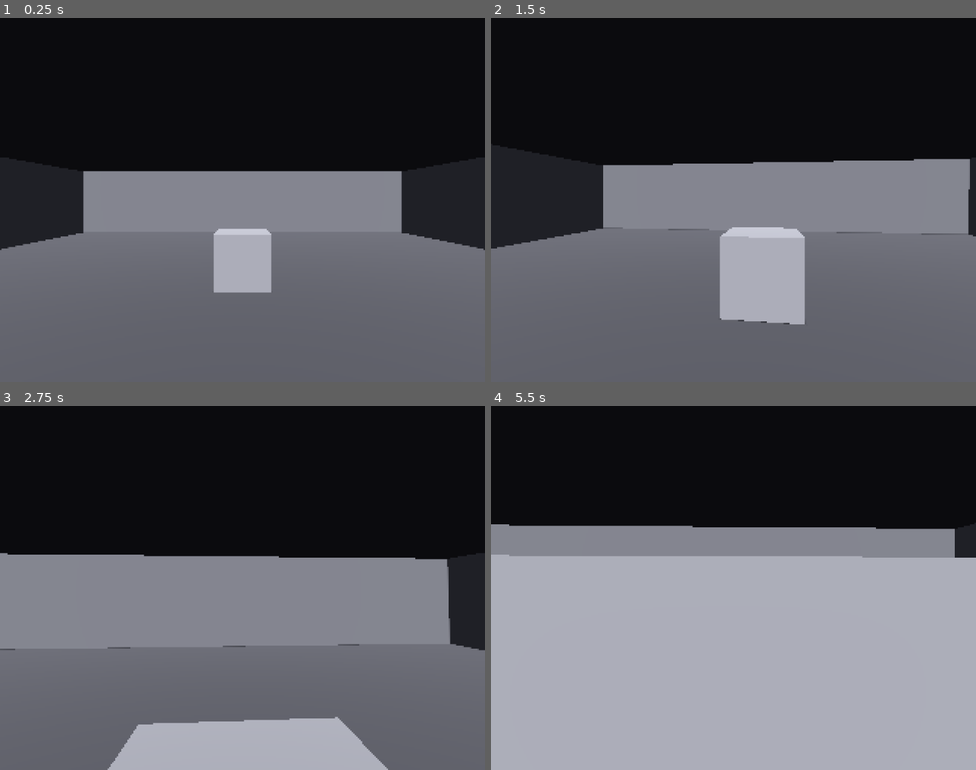
Above: before the commit, frames 1-4 (two rows, left to right).
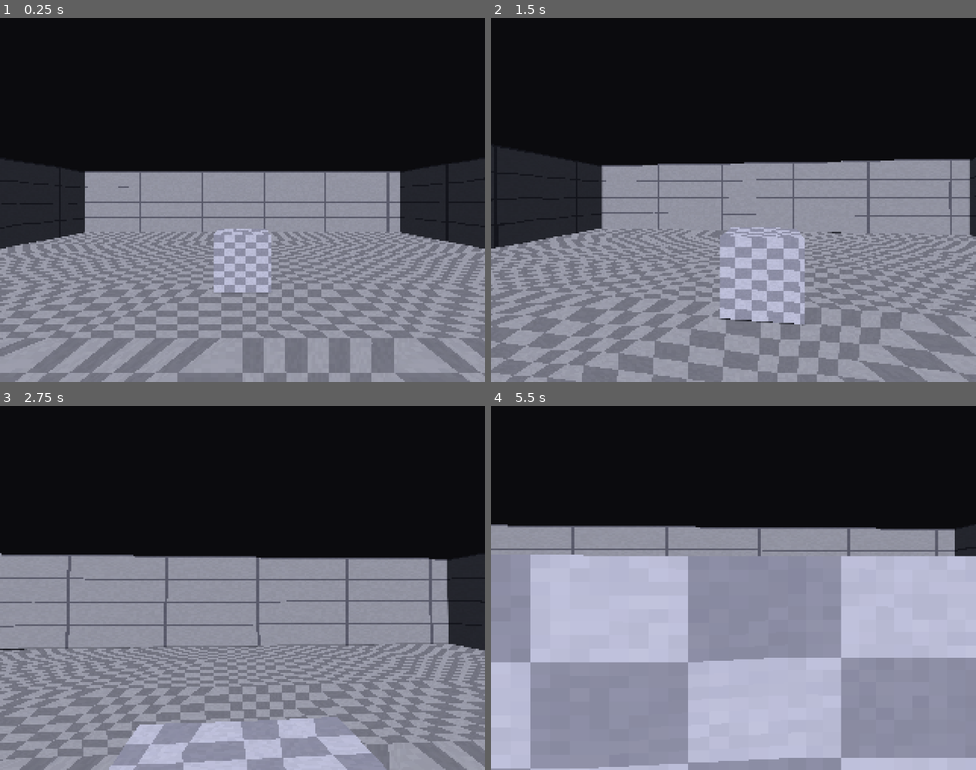
Above: after the commit, the same moments.

Repository: binRick/vacancy
Game: Godot game, scene res://scenes/Main.tscn
Same seed, same stepped clock (60 frames per second), same inputs: the game is played once before the commit and once after it.
Inputs (mouse positions are in pixels of both pictures, inside the frame that each line leads up to):
- Up to frame 1 (0.25 s): no input
- Up to frame 2 (1.5 s): tap Enter at 0.5 s; move the mouse to (757, 200) at 0.52 s; hold Ctrl (crouch) 0.53-1.28 s; hold W (move_forward) from 0.53 s (still down); move the mouse to (709, 200) at 1.27 s; tap E (interact) at 1.35 s
- Up to frame 3 (2.75 s): keep holding W (move_forward); move the mouse to (252, 580) at 2.02 s; hold Shift (walk_slow) from 2.03 s (still down)
- Up to frame 4 (5.5 s): keep holding W (move_forward); move the mouse to (728, 595) at 2.77 s; release Shift (walk_slow) at 2.78 s; tap Ctrl (crouch) at 2.85 s; move the mouse to (767, 591) at 3.52 s; hold E (interact) 3.53-4.28 s; tap Space at 4.25 s; move the mouse to (694, 584) at 4.27 s; tap Shift (walk_slow) at 4.35 s; tap Enter at 5 s; move the mouse to (738, 588) at 5.02 s; hold Ctrl (crouch) from 5.03 s (still down)

The runs differ from the first frame. In frame 1, 25% of the frame differs, in the area x 0-100%, y 42-100%; in frame 2, 27%; in frame 3, 22%; in frame 4, 56%, in the area x 0-100%, y 32-100%.

Commit message:
Step 3: PSX spatial shader (vertex snap + affine texture mapping)
- psx_vertex_snap.gdshader: clip-space vertex snapping to a snap_resolution
  grid (default 320x240), affine UV interpolation via the w-premultiply
  trick, lambert-only shading; affine uniform blends PSX<->correct for tuning
- tools/gen_textures.gd: procedural placeholder textures (floor checker,
  wall panels) written to assets/ — flat grey would hide the affine swim
- Greybox meshes subdivided (~2m quads) so affine warble stays PSX-plausible
  instead of exploding across giant polygons

Co-Authored-By: Claude Fable 5 <noreply@anthropic.com>

Diff:
--- a/scenes/Main.tscn
+++ b/scenes/Main.tscn
@@ -1,7 +1,10 @@
-[gd_scene load_steps=15 format=3]
+[gd_scene load_steps=18 format=3]
 
 [ext_resource type="Script" path="res://scripts/main.gd" id="1_main"]
 [ext_resource type="PackedScene" path="res://scenes/Player.tscn" id="2_player"]
+[ext_resource type="Shader" path="res://shaders/psx_vertex_snap.gdshader" id="3_psx"]
+[ext_resource type="Texture2D" path="res://assets/checker.png" id="4_checker"]
+[ext_resource type="Texture2D" path="res://assets/panel.png" id="5_panel"]
 
 [sub_resource type="Environment" id="Environment_main"]
 background_mode = 1
@@ -10,36 +13,57 @@
 ambient_light_color = Color(0.6, 0.62, 0.68, 1)
 ambient_light_energy = 0.25
 
-[sub_resource type="StandardMaterial3D" id="Material_cube"]
-albedo_color = Color(0.58, 0.58, 0.6, 1)
-roughness = 0.9
+[sub_resource type="ShaderMaterial" id="Material_floor"]
+shader = ExtResource("3_psx")
+shader_parameter/albedo_color = Color(1, 1, 1, 1)
+shader_parameter/albedo_texture = ExtResource("4_checker")
+shader_parameter/uv_scale = Vector2(10, 10)
+shader_parameter/snap_resolution = Vector2(320, 240)
+shader_parameter/affine = 1.0
+
+[sub_resource type="ShaderMaterial" id="Material_wall"]
+shader = ExtResource("3_psx")
+shader_parameter/albedo_color = Color(1, 1, 1, 1)
+shader_parameter/albedo_texture = ExtResource("5_panel")
+shader_parameter/uv_scale = Vector2(8, 2)
+shader_parameter/snap_resolution = Vector2(320, 240)
+shader_parameter/affine = 1.0
+
+[sub_resource type="ShaderMaterial" id="Material_cube"]
+shader = ExtResource("3_psx")
+shader_parameter/albedo_color = Color(1.2, 1.2, 1.25, 1)
+shader_parameter/albedo_texture = ExtResource("4_checker")
+shader_parameter/uv_scale = Vector2(2, 2)
+shader_parameter/snap_resolution = Vector2(320, 240)
+shader_parameter/affine = 1.0
 
 [sub_resource type="BoxMesh" id="BoxMesh_cube"]
+subdivide_width = 1
+subdivide_height = 1
+subdivide_depth = 1
 
 [sub_resource type="BoxShape3D" id="BoxShape_cube"]
 
-[sub_resource type="StandardMaterial3D" id="Material_floor"]
-albedo_color = Color(0.32, 0.32, 0.34, 1)
-roughness = 1.0
-
 [sub_resource type="PlaneMesh" id="PlaneMesh_floor"]
 size = Vector2(20, 20)
+subdivide_width = 9
+subdivide_depth = 9
 
 [sub_resource type="BoxShape3D" id="BoxShape_floor"]
 size = Vector3(20, 0.2, 20)
 
-[sub_resource type="StandardMaterial3D" id="Material_wall"]
-albedo_color = Color(0.45, 0.45, 0.47, 1)
-roughness = 1.0
-
 [sub_resource type="BoxMesh" id="BoxMesh_wall_ns"]
 size = Vector3(16.3, 3, 0.3)
+subdivide_width = 7
+subdivide_height = 2
 
 [sub_resource type="BoxShape3D" id="BoxShape_wall_ns"]
 size = Vector3(16.3, 3, 0.3)
 
 [sub_resource type="BoxMesh" id="BoxMesh_wall_ew"]
 size = Vector3(0.3, 3, 16.3)
+subdivide_height = 2
+subdivide_depth = 7
 
 [sub_resource type="BoxShape3D" id="BoxShape_wall_ew"]
 size = Vector3(0.3, 3, 16.3)
--- /dev/null
+++ b/shaders/psx_vertex_snap.gdshader
@@ -0,0 +1,40 @@
+shader_type spatial;
+render_mode skip_vertex_transform, diffuse_lambert, specular_disabled;
+
+// PSX-style world material (SPEC §7): vertices snap to a coarse screen grid
+// (the classic jitter) and UVs interpolate affinely (texture swim).
+
+uniform vec4 albedo_color : source_color = vec4(1.0);
+uniform sampler2D albedo_texture : source_color, filter_nearest, repeat_enable, hint_default_white;
+uniform vec2 uv_scale = vec2(1.0);
+// Screen-space grid the vertices snap to; (320, 240) = internal render pixels.
+uniform vec2 snap_resolution = vec2(320.0, 240.0);
+// 1.0 = full PSX affine swim, 0.0 = modern perspective-correct.
+uniform float affine : hint_range(0.0, 1.0) = 1.0;
+
+// UV pre-multiplied by clip-space w: dividing it back by the interpolated w
+// in the fragment shader cancels the GPU's perspective correction, leaving
+// screen-linear (affine) interpolation, like PS1 hardware.
+varying vec2 affine_uv;
+varying float affine_w;
+varying vec2 correct_uv;
+
+void vertex() {
+	VERTEX = (MODELVIEW_MATRIX * vec4(VERTEX, 1.0)).xyz;
+	NORMAL = normalize((MODELVIEW_MATRIX * vec4(NORMAL, 0.0)).xyz);
+	vec4 clip_pos = PROJECTION_MATRIX * vec4(VERTEX, 1.0);
+	if (clip_pos.w > 0.0) {
+		vec2 half_grid = snap_resolution * 0.5;
+		clip_pos.xy = round(clip_pos.xy / clip_pos.w * half_grid) / half_grid * clip_pos.w;
+	}
+	POSITION = clip_pos;
+	correct_uv = UV * uv_scale;
+	affine_uv = correct_uv * clip_pos.w;
+	affine_w = clip_pos.w;
+}
+
+void fragment() {
+	vec2 uv = mix(correct_uv, affine_uv / max(affine_w, 1e-5), affine);
+	ALBEDO = albedo_color.rgb * texture(albedo_texture, uv).rgb;
+	ROUGHNESS = 1.0;
+}
--- /dev/null
+++ b/tools/gen_textures.gd
@@ -0,0 +1,44 @@
+extends SceneTree
+## One-off generator for placeholder greybox textures (SPEC: no external
+## assets — everything procedural). Run from the project root:
+##   godot --headless -s tools/gen_textures.gd
+
+const SIZE := 64
+
+
+func _init() -> void:
+	DirAccess.make_dir_recursive_absolute("res://assets")
+	_make_checker()
+	_make_panel()
+	print("textures written to res://assets/")
+	quit()
+
+
+## Floor: classic checker, two close greys with a touch of per-pixel grime.
+func _make_checker() -> void:
+	var img := Image.create(SIZE, SIZE, false, Image.FORMAT_RGB8)
+	var rng := RandomNumberGenerator.new()
+	rng.seed = 0x5EED
+	var dark := Color(0.42, 0.42, 0.45)
+	var light := Color(0.55, 0.55, 0.58)
+	for y in SIZE:
+		for x in SIZE:
+			var even := ((x >> 3) + (y >> 3)) % 2 == 0  # 8px cells
+			var c := dark if even else light
+			img.set_pixel(x, y, c.darkened(rng.randf_range(0.0, 0.06)))
+	img.save_png("res://assets/checker.png")
+
+
+## Walls: flat fill with darker seam lines, office-panel-ish.
+func _make_panel() -> void:
+	var img := Image.create(SIZE, SIZE, false, Image.FORMAT_RGB8)
+	var rng := RandomNumberGenerator.new()
+	rng.seed = 0xCAFE
+	var fill := Color(0.52, 0.52, 0.55)
+	var seam := Color(0.33, 0.33, 0.37)
+	for y in SIZE:
+		for x in SIZE:
+			var on_seam := x % 32 == 0 or y % 16 == 0
+			var c := seam if on_seam else fill
+			img.set_pixel(x, y, c.darkened(rng.randf_range(0.0, 0.05)))
+	img.save_png("res://assets/panel.png")
Binary file added: assets/checker.png
Not shown, added: assets/checker.png.import
Binary file added: assets/panel.png
Not shown, added: assets/panel.png.import
Not shown, added: shaders/psx_vertex_snap.gdshader.uid
Not shown, added: tools/gen_textures.gd.uid
